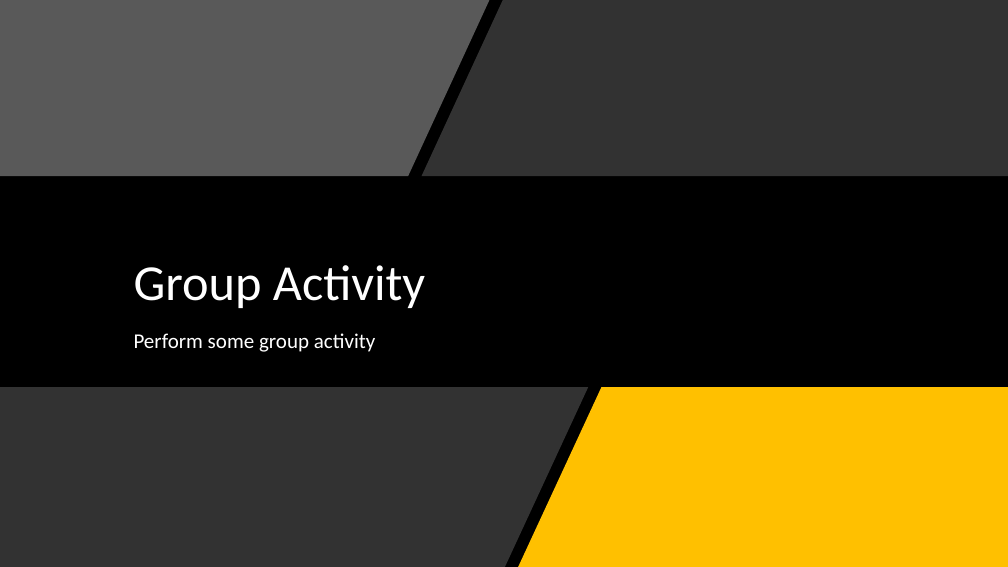
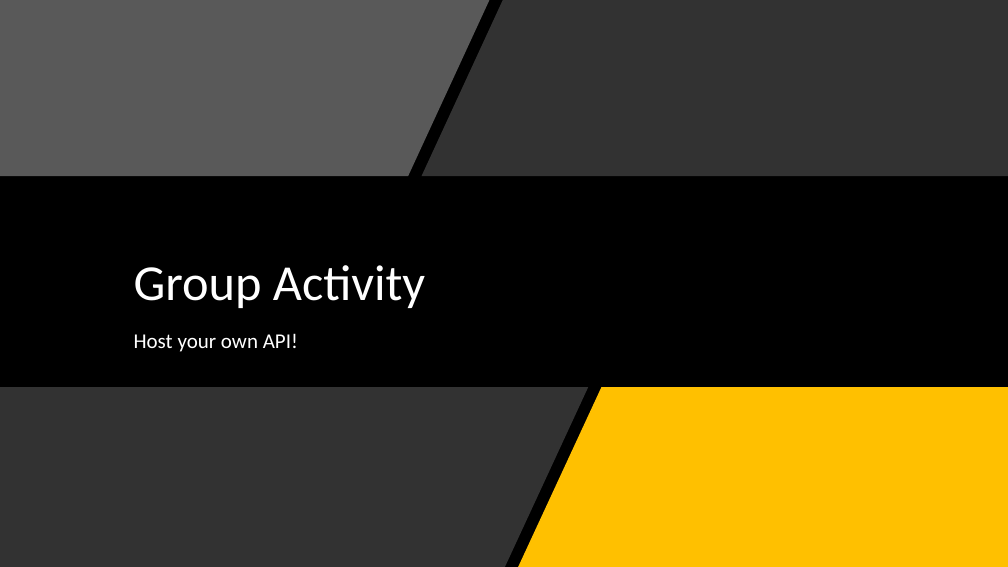
Before and after one commit to orstewar/ist346-content, a slide deck: slide 8 of content/19-web-and-apis.pptx (slide 6 before the commit). Drawn at 1008x567 pixels with LibreOffice and Linux fonts; fonts in the diff are those of the drawing. Boxes give left, top, right and bottom in pixels: in the first picture for what was removed or moved away, otherwise in the second. Text is boxed around its words. In the diff, an @@ line names an element or a change of style, - is before the commit and + after.

```diff
--- a/content/19-web-and-apis.pptx
+++ b/content/19-web-and-apis.pptx
@@ text at (134,333,298,352): text changed @@
-Perform some group activity
+Host your own API!
```
Also in this commit, not shown: 3 other slides changed, 2 slides added, 5 other files.
